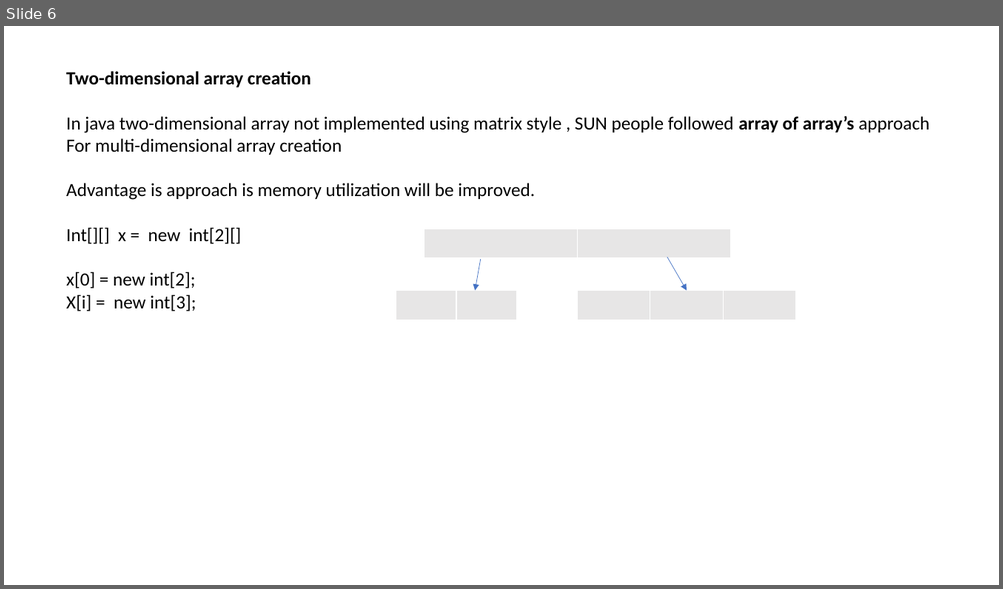
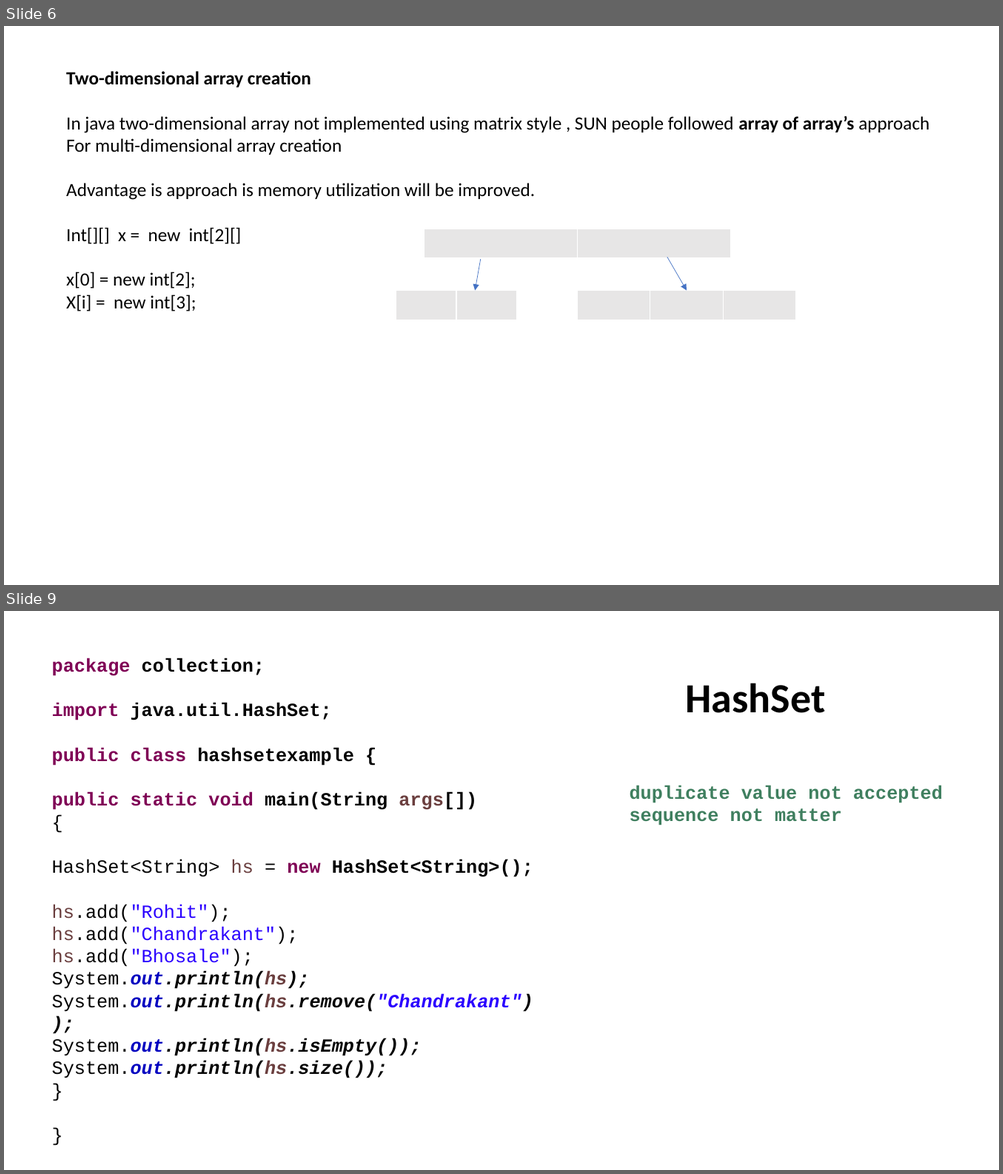
Before and after one commit to rohitb13/images, a slide deck: JAVA Learning Material/JAVA_Rohit/Core Java_1_Month_Plan/Day_6_Array.pptx. Shown one above the other, each under a label of ours: slide 6 before the commit, slides 6 and 9 after it; the slides between them are not shown. The pictures are 1003x589 and 1003x1174 pixels, drawn with LibreOffice and Linux fonts; fonts in the diff are those of the drawing. Boxes give left, top, right and bottom in pixels: in the first picture for what was removed or moved away, otherwise in the second. Text is boxed around its words. In the diff, an @@ line names an element or a change of style, - is before the commit and + after.

```diff
--- a/JAVA Learning Material/JAVA_Rohit/Core Java_1_Month_Plan/Day_6_Array.pptx
+++ b/JAVA Learning Material/JAVA_Rohit/Core Java_1_Month_Plan/Day_6_Array.pptx
@@ slide 9 added at (x1=4, y1=611, x2=999, y2=1170), background #FFFFFF @@
@@ text added at (x1=52, y1=658, x2=533, y2=1079), 18 pt, text #000000, bold @@
+package collection;
+import java.util.HashSet;
+public class hashsetexample {
+public static void main(String args[])
+{
+HashSet<String> hs = new HashSet<String>();
+hs.add("Rohit");
+hs.add("Chandrakant");
+hs.add("Bhosale");
+System.out.println(hs);
+System.out.println(hs.remove("Chandrakant"));
+System.out.println(hs.isEmpty());
+System.out.println(hs.size());
+}
+}
@@ text added at (x1=686, y1=683, x2=825, y2=713), 40 pt, text #000000, bold @@
+HashSet
@@ text added at (x1=629, y1=786, x2=942, y2=826), 18 pt, text #3F7F5F, bold @@
+duplicate value not accepted
+sequence not matter
```
Also in this commit, not shown: 1 slide changed, 3 other slides added, 7 other files.
